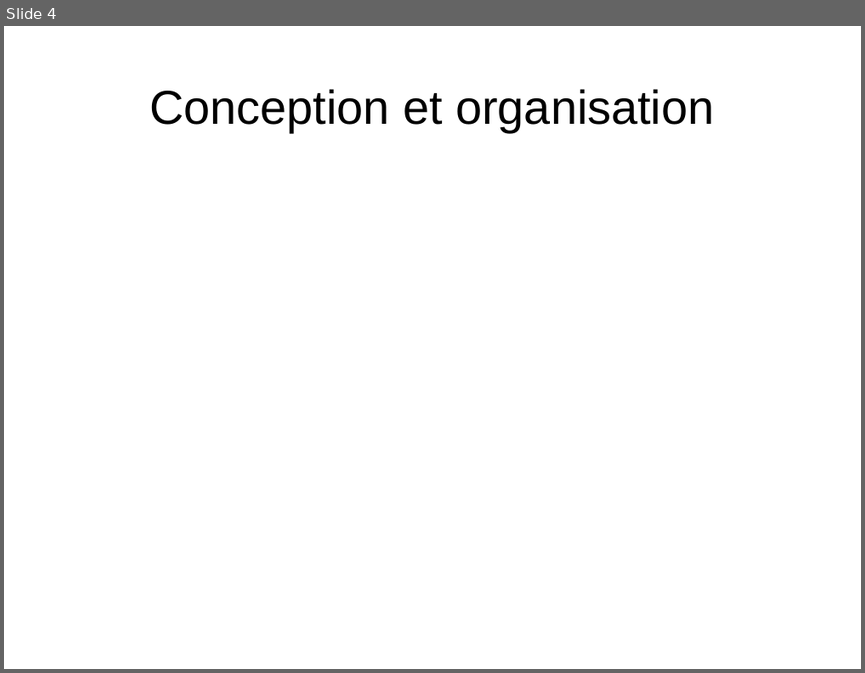
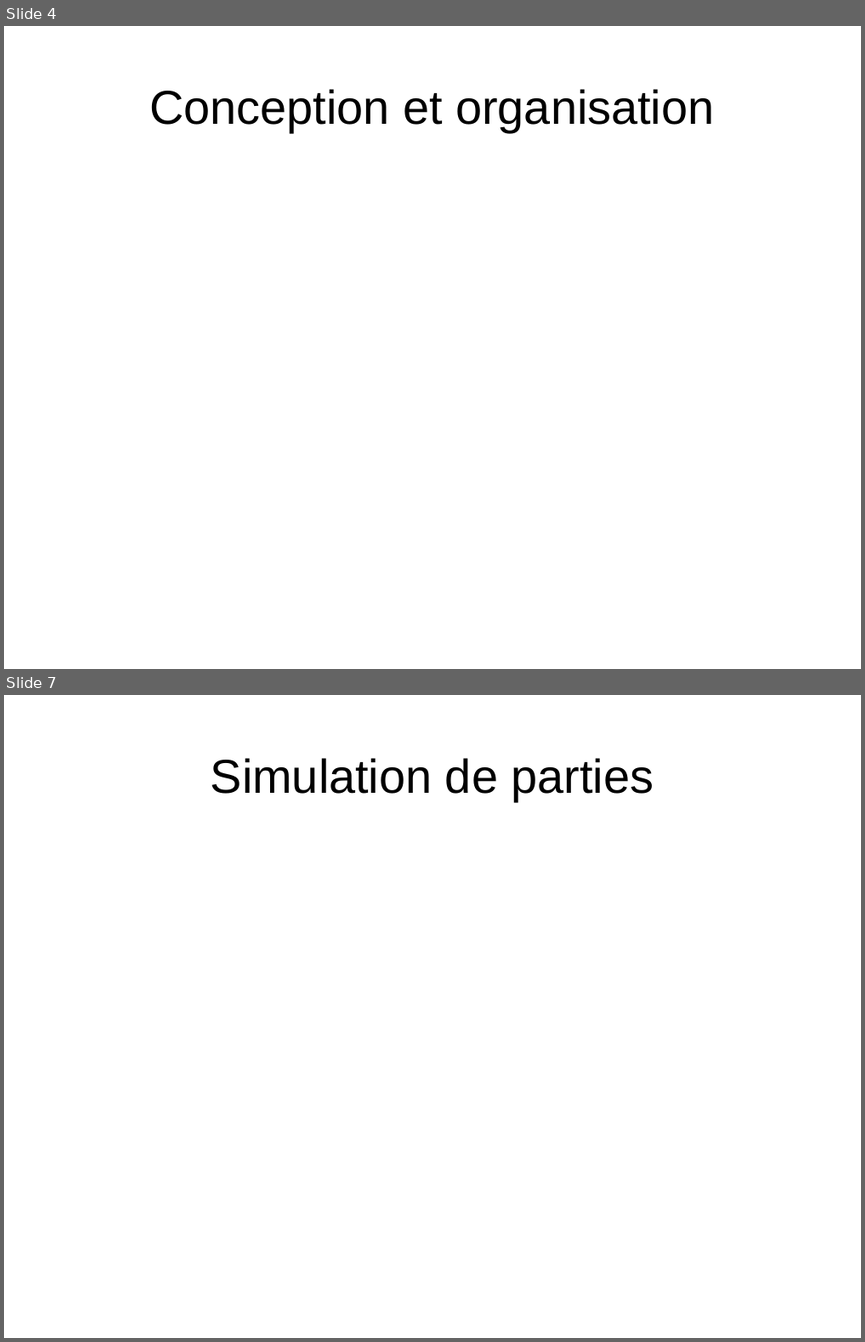
Before and after one commit to medrimonia/PFA-Nethack, a slide deck: papers/soutenance/soutenance.odp. Shown one above the other, each under a label of ours: slide 4 before the commit, slides 4 and 7 after it; the slides between them are not shown. The pictures are 865x673 and 865x1342 pixels, drawn with LibreOffice and Linux fonts; fonts in the diff are those of the drawing. Boxes give left, top, right and bottom in pixels: in the first picture for what was removed or moved away, otherwise in the second. Text is boxed around its words. In the diff, an @@ line names an element or a change of style, - is before the commit and + after.

```diff
--- a/papers/soutenance/soutenance.odp
+++ b/papers/soutenance/soutenance.odp
@@ slide 7 added at [4, 695, 861, 1338], background #FFFFFF @@
@@ title added at [211, 758, 654, 801], 44 pt, text #000000 @@
+Simulation de parties
```
Also in this commit, not shown: 1 slide changed, 9 other slides added.
